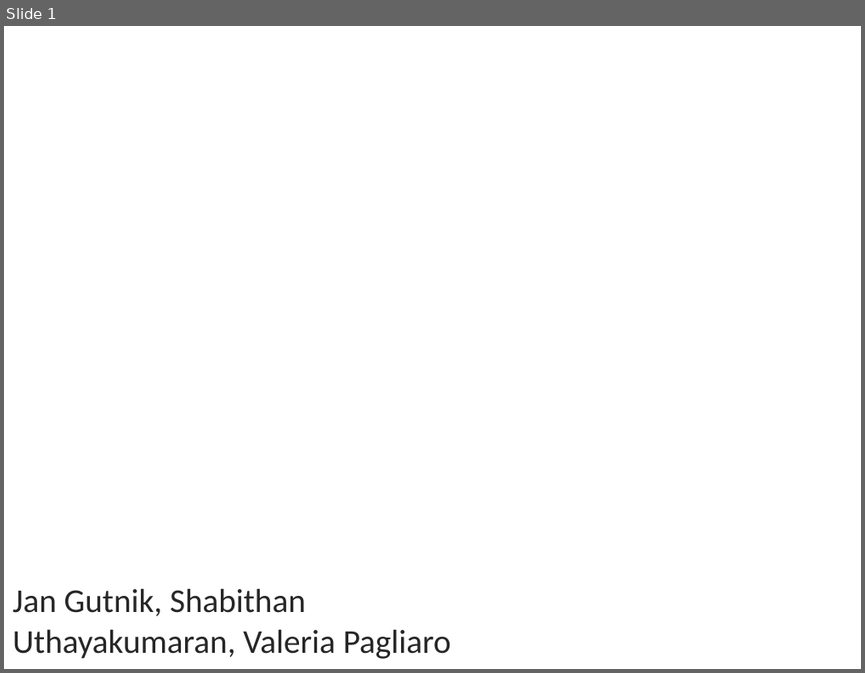
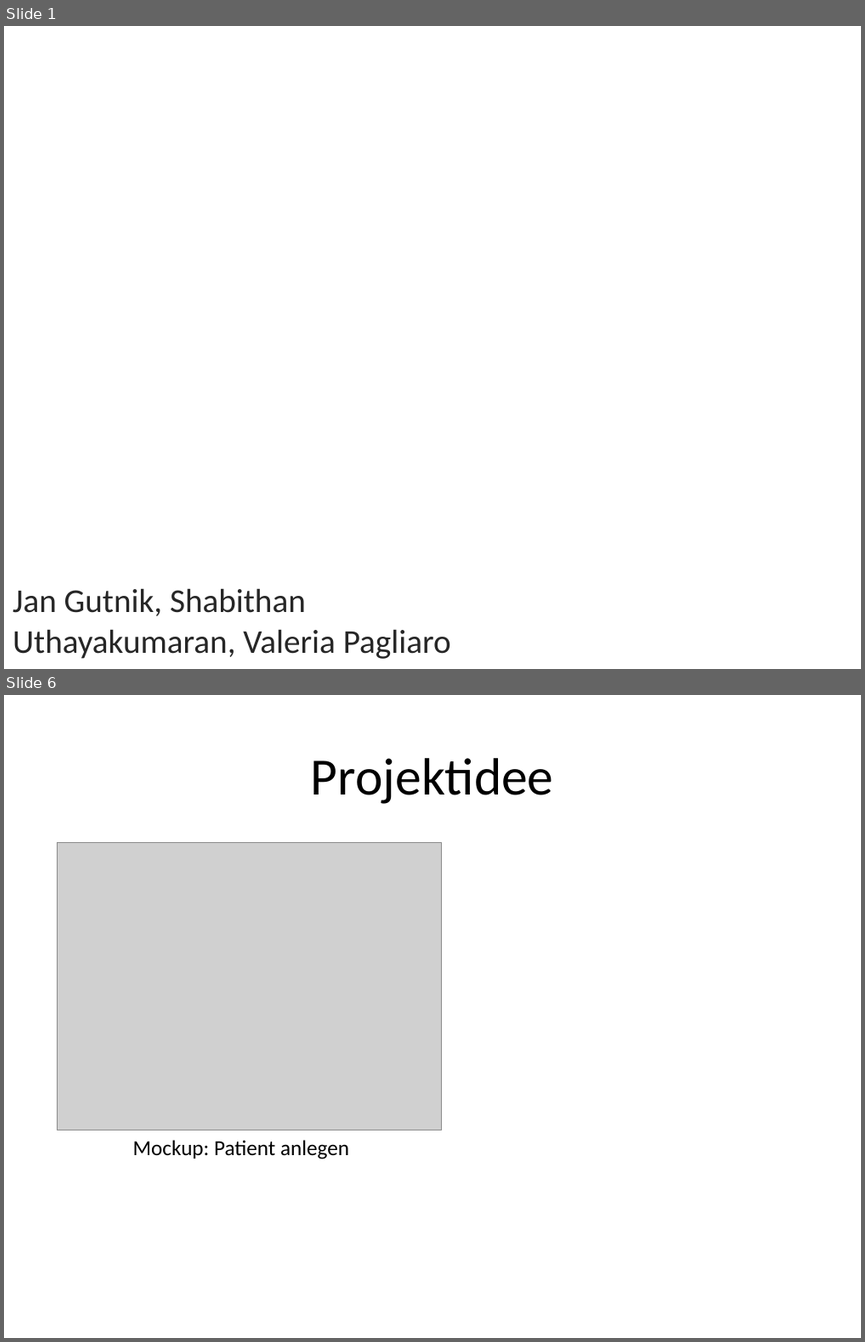
Before and after one commit to valeriapag/E-Mood-Tracker, a slide deck: Doku/endpräsentation-ehalth.pptx. Shown one above the other, each under a label of ours: slide 1 before the commit, slides 1 and 6 after it; the slides between them are not shown. The pictures are 865x673 and 865x1342 pixels, drawn with LibreOffice and Linux fonts; fonts in the diff are those of the drawing; grey boxes stand for pictures; background and template pictures are left out. Boxes give left, top, right and bottom in pixels: in the first picture for what was removed or moved away, otherwise in the second. Text is boxed around its words. In the diff, an @@ line names an element or a change of style, - is before the commit and + after.

```diff
--- a/Doku/endpräsentation-ehalth.pptx
+++ b/Doku/endpräsentation-ehalth.pptx
@@ slide 6 added at [4, 695, 861, 1338], background #FFFFFF @@
@@ title added at [311, 758, 554, 804], 44 pt, text #000000 @@
+Projektidee
@@ picture added at [57, 842, 441, 1130] @@
@@ text added at [133, 1140, 349, 1159], 18 pt, text #000000 @@
+Mockup: Patient anlegen
```
Also in this commit, not shown: 5 other slides added, 1 slide removed.
